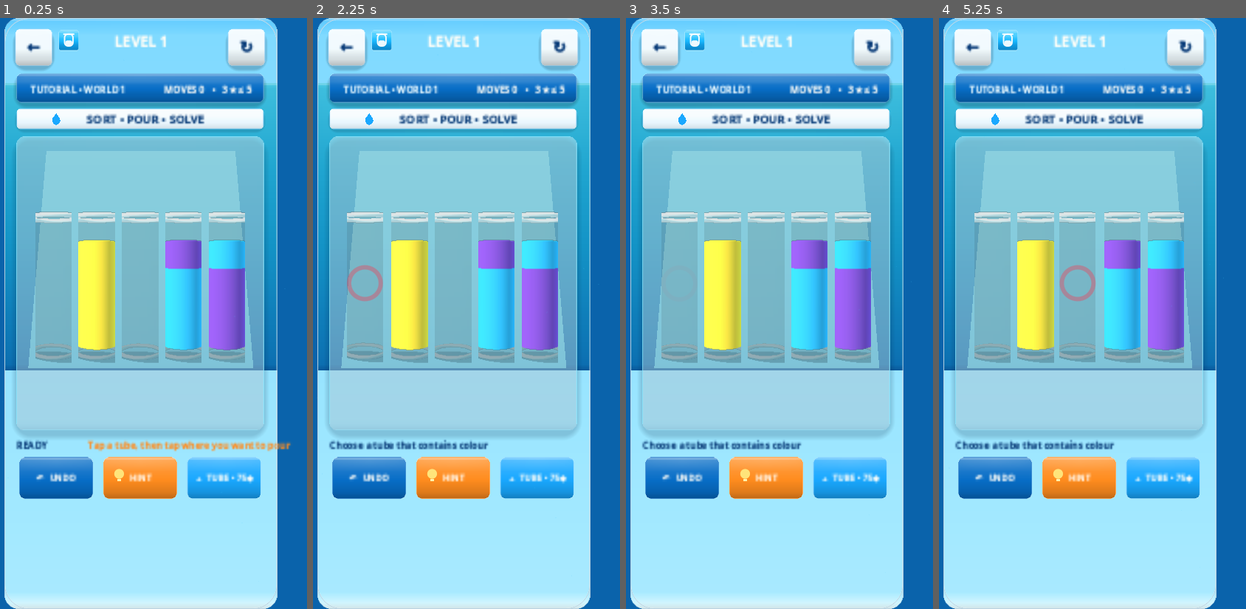
Above: before the commit, frames 1-4 (left to right).
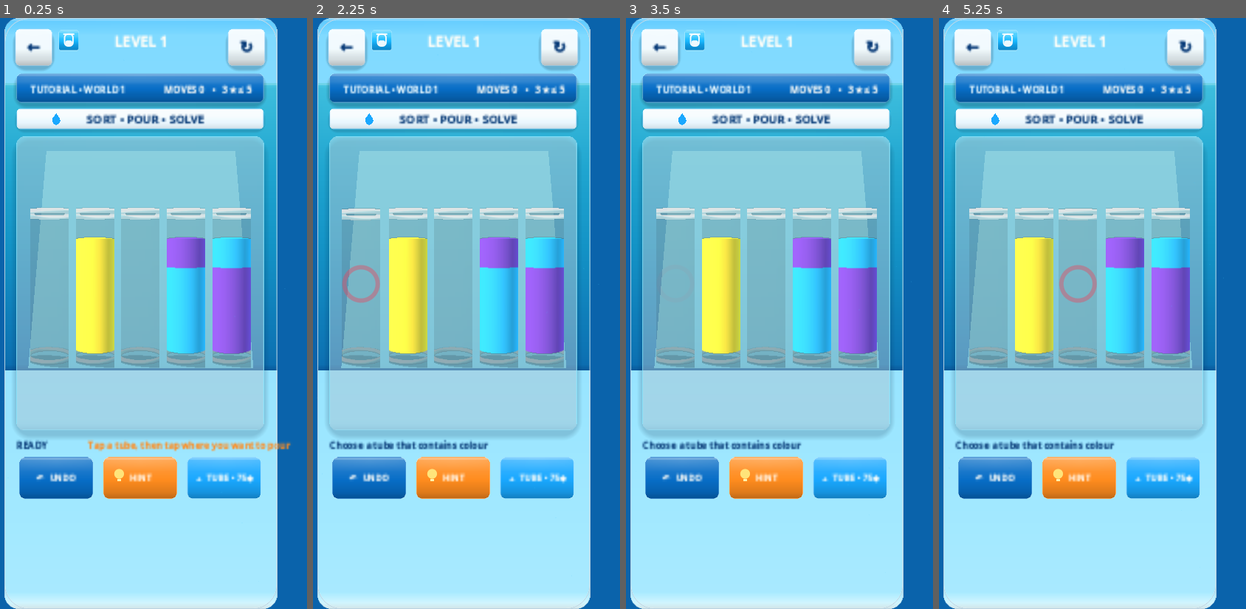
Above: after the commit, the same moments.

Repository: eghosa001/unjam
Game: Godot game, scene res://scenes/WaterSort.tscn
Two runs of this game, one before a commit and one after it. Both use one fixed random seed, a clock stepped at 60 frames per second and the inputs below. This scene is started directly instead of the project's main scene.
Inputs (mouse positions are in pixels of both pictures, inside the frame that each line leads up to):
- Up to frame 1 (0.25 s): no input
- Up to frame 2 (2.25 s): click "←" at 0.5 s; click "↻" at 1.25 s; click (365, 283) at 2.02 s
- Up to frame 3 (3.5 s): click (675, 283) at 2.77 s
- Up to frame 4 (5.25 s): click (1037, 283) at 3.52 s; click (1034, 283) at 4.27 s; click (1080, 283) at 5.02 s

The runs differ from the first frame. In frame 1, 4.4% of the frame differs, in the area x 9-82%, y 32-60%; in frame 2, 4.7%; in frame 3, 4.5%; in frame 4, 4.5%.

Commit message:
water: give early boards more substantial bottle scale

Diff:
--- a/scripts/game/water_sort_casual.gd
+++ b/scripts/game/water_sort_casual.gd
@@ -242,7 +242,7 @@
 	var h_gap := 12.0 if columns <= 4 else 10.0
 	var v_gap := 14.0 if rows <= 2 else 10.0
 	var ratio := 4.7 if rows == 1 else (2.65 if rows == 2 else 2.45)
-	var preferred_width := 52.0 if rows == 1 else (68.0 if rows == 2 else 52.0)
+	var preferred_width := 55.0 if rows == 1 else (68.0 if rows == 2 else 52.0)
 	var width_limit := floorf((stage_width - h_gap * float(maxi(columns - 1, 0))) / float(columns))
 	var row_height_limit := floorf((stage_height - v_gap * float(maxi(rows - 1, 0))) / float(rows))
 	var height_width_limit := row_height_limit / ratio
